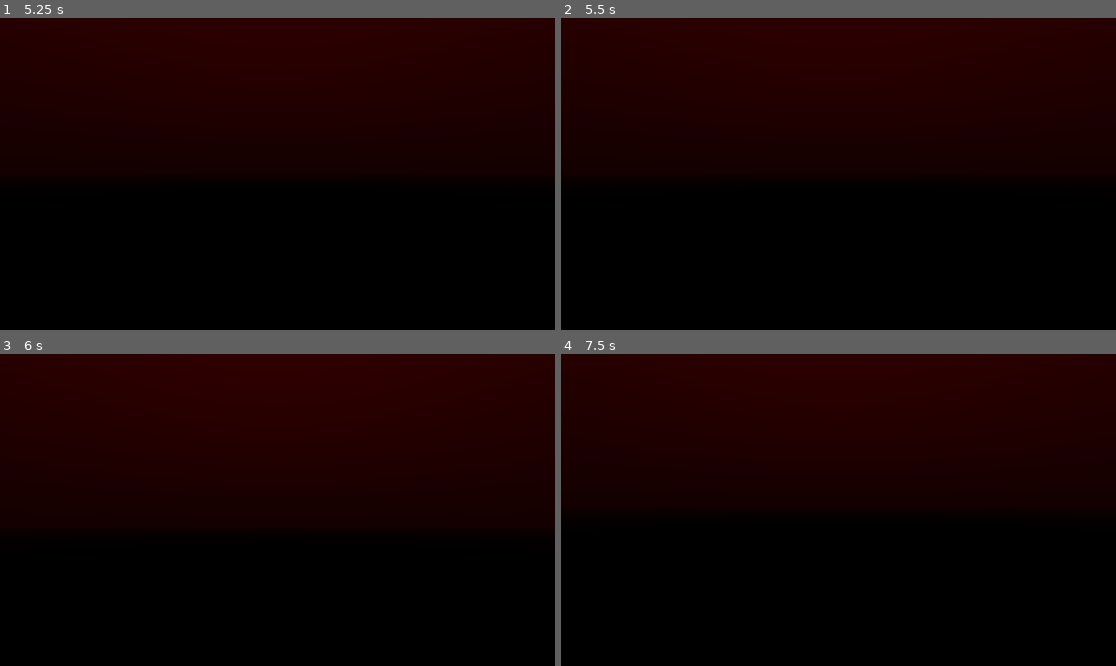
Above: before the commit, frames 1-4 (two rows, left to right).
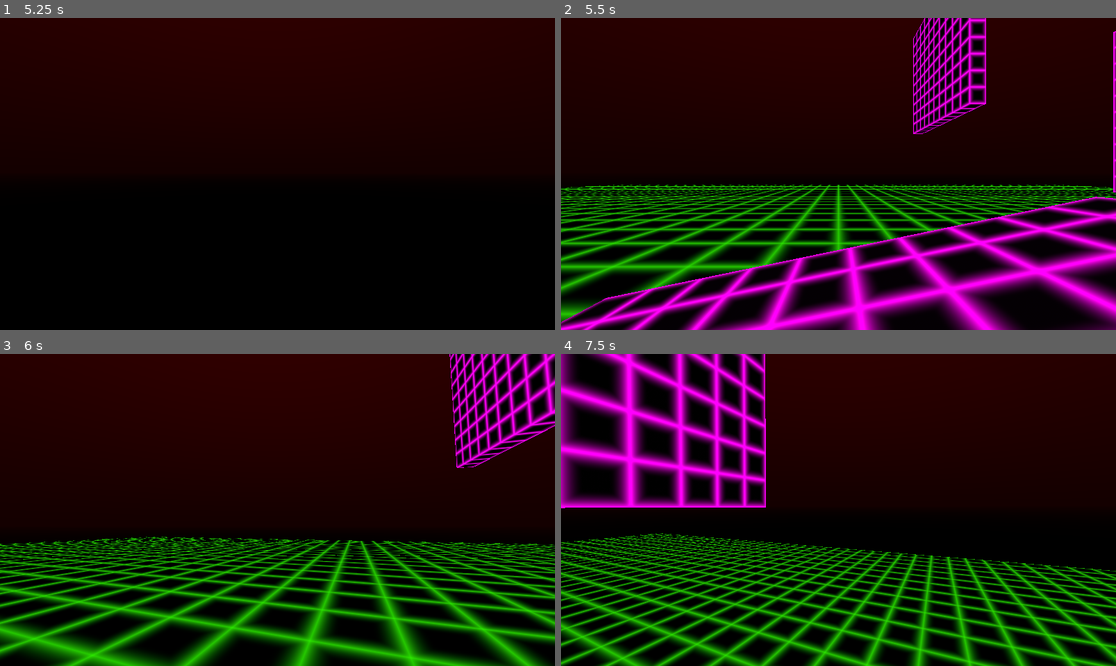
Above: after the commit, the same moments.

Repository: Skunkynator/NeonTop
Game: Godot game, scene res://gameplay/test.tscn
Two runs of this game, one before a commit and one after it. Both use one fixed random seed, a clock stepped at 60 frames per second and the inputs below.
Inputs (mouse positions are in pixels of both pictures, inside the frame that each line leads up to):
- Up to frame 1 (5.25 s): move the mouse to (305, 174) at 0.52 s; hold W (gp_forward) from 0.53 s (still down); tap Space (gp_jump) at 0.77, 1.52, 3.02, 3.77, 4.52 s; move the mouse to (249, 174) at 1.27 s; move the mouse to (288, 167) at 2.02 s; move the mouse to (271, 180) at 2.77 s; move the mouse to (316, 177) at 3.52 s; move the mouse to (233, 170) at 4.27 s; tap Enter at 5 s; move the mouse to (283, 174) at 5.02 s
- Up to frame 2 (5.5 s): keep holding W (gp_forward)
- Up to frame 3 (6 s): move the mouse to (255, 503) at 5.77 s; release W (gp_forward) at 5.78 s; hold D (gp_right) from 5.78 s (still down)
- Up to frame 4 (7.5 s): tap Space (gp_jump) at 6.02, 6.77 s; move the mouse to (866, 510) at 6.52 s; release D (gp_right) at 6.53 s; hold W (gp_forward) from 6.53 s (still down); move the mouse to (810, 510) at 7.27 s

Frame 1 is identical in both runs. In frame 2, 36% of the frame differs, in the area x 0-100%, y 0-100%; in frame 3, 31%; in frame 4, 39%.

Commit message:
Use death collision script in testing scene and spikes

Diff:
--- a/gameplay/obstacles/spike_001.tscn
+++ b/gameplay/obstacles/spike_001.tscn
@@ -1,11 +1,13 @@
-[gd_scene load_steps=3 format=2]
+[gd_scene load_steps=4 format=2]
 
 [ext_resource path="res://model_assets/spike_000.tscn" type="PackedScene" id=1]
+[ext_resource path="res://gameplay/obstacles/death_collision.gd" type="Script" id=2]
 
 [sub_resource type="ConvexPolygonShape" id=1]
 points = PoolVector3Array( 1, -1, 1, -1, -1, 1, -1, -1, -1, 1, -1, -1, 0, 0.414, 0 )
 
 [node name="StaticBody" type="StaticBody"]
+script = ExtResource( 2 )
 
 [node name="spike_001" parent="." instance=ExtResource( 1 )]
 transform = Transform( 1, 0, 0, 0, 1, 0, 0, 0, 1, 0, -0.5, 0 )
--- a/gameplay/test.tscn
+++ b/gameplay/test.tscn
@@ -1,6 +1,7 @@
-[gd_scene load_steps=12 format=2]
+[gd_scene load_steps=14 format=2]
 
 [ext_resource path="res://gameplay/player/Player.tscn" type="PackedScene" id=1]
+[ext_resource path="res://gameplay/obstacles/death_collision.gd" type="Script" id=2]
 [ext_resource path="res://neon.tres" type="Shader" id=3]
 [ext_resource path="res://model_assets/tree_000.tscn" type="PackedScene" id=5]
 [ext_resource path="res://model_assets/tree_001.tscn" type="PackedScene" id=6]
@@ -31,6 +32,9 @@
 [sub_resource type="CubeMesh" id=6]
 material = SubResource( 5 )
 size = Vector3( 10, 1, 10 )
+
+[sub_resource type="BoxShape" id=7]
+extents = Vector3( 132.264, 1, 184.915 )
 
 [node name="Spatial" type="Spatial"]
 
@@ -95,3 +99,10 @@
 
 [node name="StaticBody5" parent="." instance=ExtResource( 7 )]
 transform = Transform( 1, 0, 0, 0, 1, 0, 0, 0, 1, -1, -0.464, 9 )
+
+[node name="Area" type="Area" parent="."]
+transform = Transform( 1, 0, 0, 0, 1, 0, 0, 0, 1, 0, -10.0604, 0 )
+script = ExtResource( 2 )
+
+[node name="CollisionShape" type="CollisionShape" parent="Area"]
+shape = SubResource( 7 )
